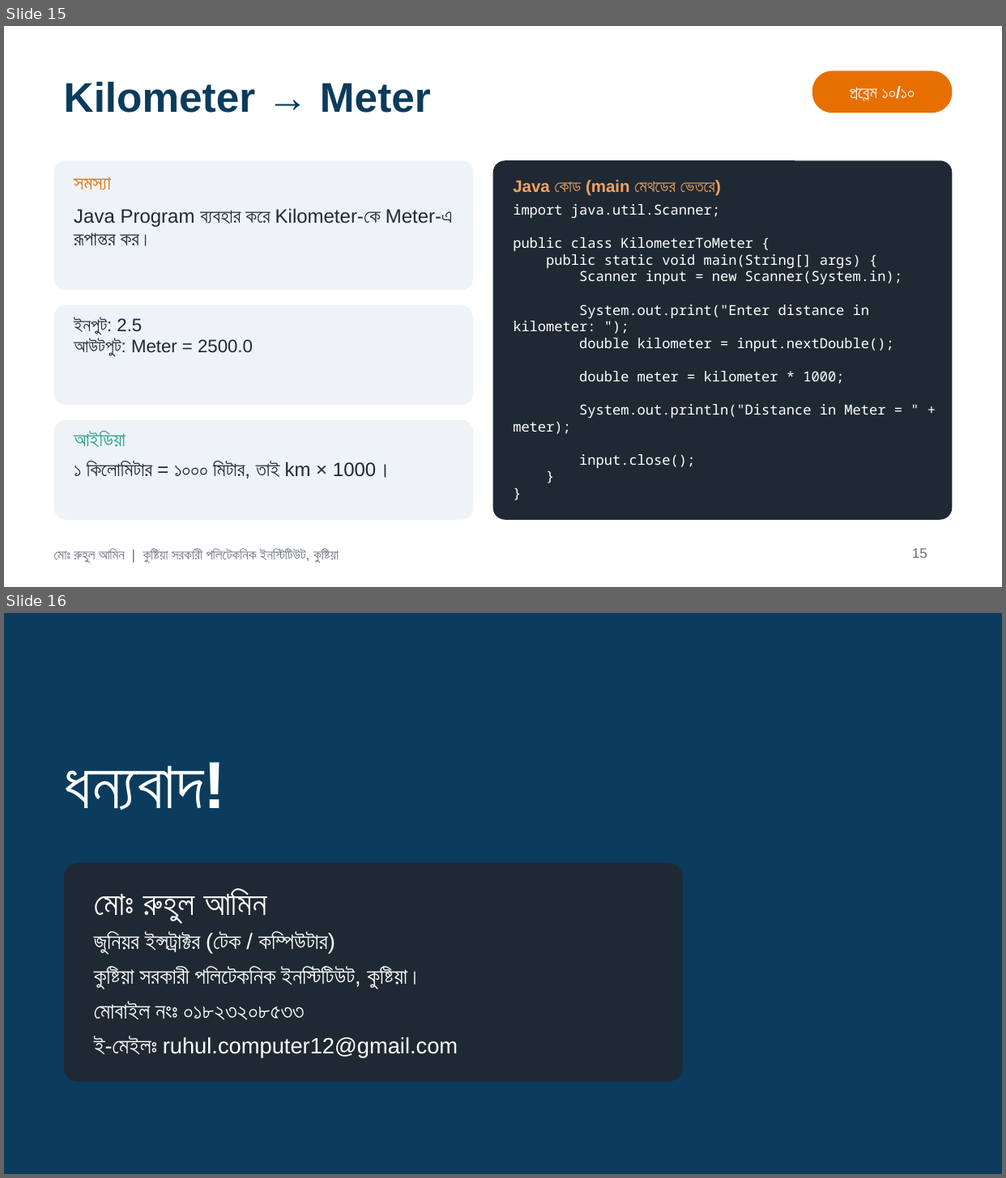
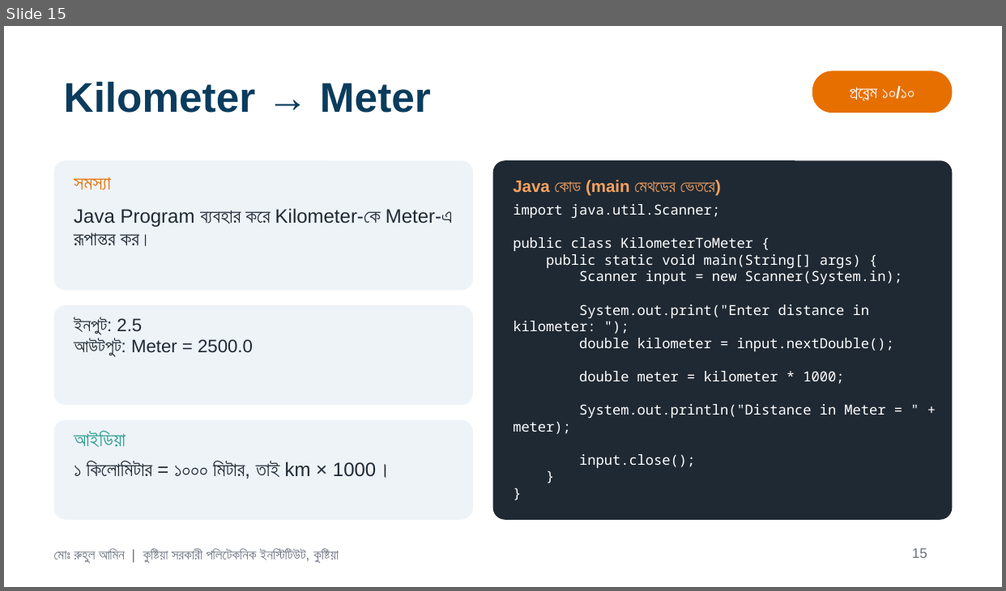
Before and after one commit to cseruhul/Class-Lecture, a slide deck: 04. Programming in java/Practical/Java Lab - 01.pptx. Shown one above the other, each under a label of ours: slides 15 and 16 before the commit, slide 15 after it. The pictures are 1006x1178 and 1006x591 pixels, drawn with LibreOffice and Linux fonts; fonts in the diff are those of the drawing. Boxes give left, top, right and bottom in pixels: in the first picture for what was removed or moved away, otherwise in the second. Text is boxed around its words. In the diff, an @@ line names an element or a change of style, - is before the commit and + after.

```diff
--- a/04. Programming in java/Practical/Java Lab - 01.pptx
+++ b/04. Programming in java/Practical/Java Lab - 01.pptx
@@ slide 16 removed at [4, 613, 1002, 1174], background #FFFFFF @@
@@ rectangle removed at [4, 613, 1002, 1174] @@
@@ text removed at [64, 762, 226, 810] @@
-ধন্যবাদ!
@@ rounded rectangle removed at [64, 862, 683, 1082] @@
@@ group removed at [94, 889, 458, 1059]: 5 texts @@
-মোঃ রুহুল আমিন
-জুনিয়র ইন্সট্রাক্টর (টেক / কম্পিউটার)
-কুষ্টিয়া সরকারী পলিটেকনিক ইনস্টিটিউট, কুষ্টিয়া।
-মোবাইল নংঃ ০১৮২৩২০৮৫৩৩
-ই-মেইলঃ ruhul.computer12@gmail.com
```
Also in this commit, not shown: 1 slide added, 2 other files.
